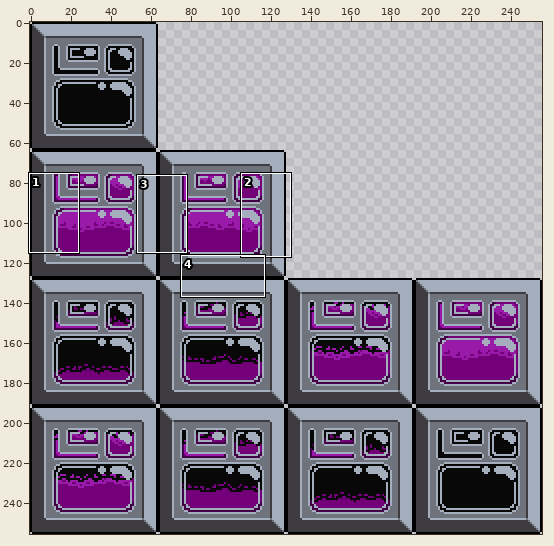
Sprite sheet -- Assets/Buildings/Factories/BlastiumCellPlant.png. The picture above shows the old version from afar; the outline marks the close-up.
Close-up. Before the edit:
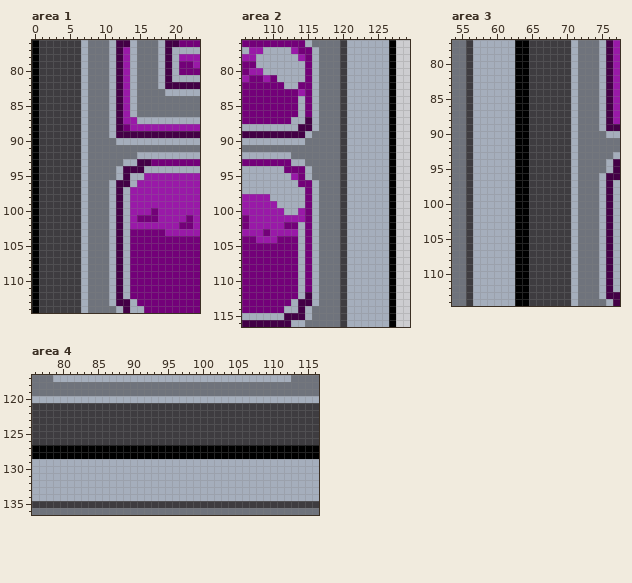
The file is 256x256 pixels. Shown: area 1: x 0..23, y 76..114; area 2: x 106..129, y 76..116; area 3: x 54..77, y 77..114; area 4: x 76..116, y 117..136. The commit also changed other parts of the picture, which this record leaves out.
Now the later version:
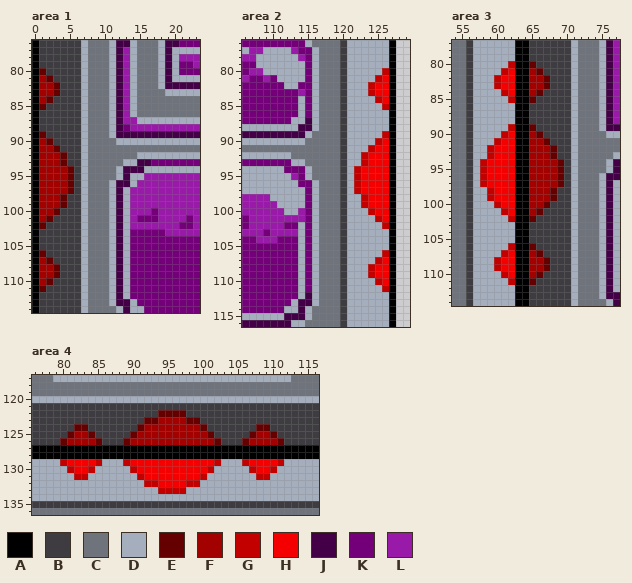
Palette (. is transparent): A #000000  B #3e3c40  C #6f737c  D #a5aebc  E #640000  F #a30000  G #c30000  H #f40000  J #430046  K #730079  L #9919a8
The exact change:
Changed rows in their new state; - is an unchanged pixel.
Area 1:
first column x 1:
 80 E--
 81 FE-
 82 FFE
 83 FFE
 84 FE-
 85 E--
first column x 1:
 89 E----
 90 FE---
 91 FFE--
 92 FFFE-
 93 FFFE-
 94 FFFFE
 95 FFFFE
 96 FFFFE
 97 FFFFE
 98 FFFE-
 99 FFFE-
100 FFE--
101 FE---
102 E----
first column x 1:
106 E--
107 FE-
108 FFE
109 FFE
110 FE-
111 E--
Area 2:
first column x 124:
 80 --G
 81 -GH
 82 GHH
 83 GHH
 84 -GH
 85 --G
first column x 122:
 89 ----G
 90 ---GH
 91 --GHH
 92 -GHHH
 93 -GHHH
 94 GHHHH
 95 GHHHH
 96 GHHHH
 97 GHHHH
 98 -GHHH
 99 -GHHH
100 --GHH
101 ---GH
102 ----G
first column x 124:
106 --G
107 -GH
108 GHH
109 GHH
110 -GH
111 --G
Area 3:
first column x 60:
 80 --G--E--
 81 -GH--FE-
 82 GHH--FFE
 83 GHH--FFE
 84 -GH--FE-
 85 --G--E--
first column x 58:
 89 ----G--E----
 90 ---GH--FE---
 91 --GHH--FFE--
 92 -GHHH--FFFE-
 93 -GHHH--FFFE-
 94 GHHHH--FFFFE
 95 GHHHH--FFFFE
 96 GHHHH--FFFFE
 97 GHHHH--FFFFE
 98 -GHHH--FFFE-
 99 -GHHH--FFFE-
100 --GHH--FFE--
101 ---GH--FE---
102 ----G--E----
first column x 60:
106 --G--E--
107 -GH--FE-
108 GHH--FFE
109 GHH--FFE
110 -GH--FE-
111 --G--E--
Area 4:
first column x 80:
122 --------------EEEE--------------
123 ------------EEFFFFEE------------
124 --EE-------EFFFFFFFFE-------EE--
125 -EFFE-----EFFFFFFFFFFE-----EFFE-
126 EFFFFE---EFFFFFFFFFFFFE---EFFFFE
129 GHHHHG---GHHHHHHHHHHHHG---GHHHHG
130 -GHHG-----GHHHHHHHHHHG-----GHHG-
131 --GG-------GHHHHHHHHG-------GG--
132 ------------GGHHHHGG------------
133 --------------GGGG--------------
Boxes around the changes in both close-ups, in picture pixels (x1, y1, x2, y2):
changed: (39, 68, 74, 229)
changed: (39, 250, 60, 292)
changed: (354, 68, 389, 229)
changed: (368, 250, 389, 292)
changed: (494, 61, 550, 103)
changed: (480, 124, 564, 285)
changed: (60, 410, 221, 494)
changed: (242, 424, 284, 480)
